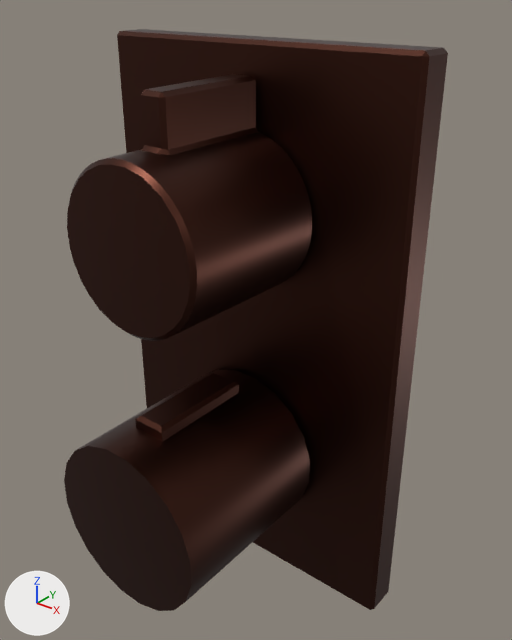
Two versions of the glTF model models/36-427-670-43.glb, one commit apart.
Both versions are drawn from a 50 mm camera at (0.1101, -0.1143, 0.1631) aimed at (0.0085, 0.0126, 0.0844). The lights are fixed; the arrows at lower left show +X, +Y and +Z. The first picture is the older version. Where no turn or scale is listed for an object, it has been applied to the vertices.

The first picture shows 'L_318b4798_47d0_4ca1_ab17_fd60b03ba60b_I1', 'L_755c48c0_292c_4114_ab78_be08f5bda6cb_I3', 'L_d5e6d2bc_0a0b_437f_b6e4_acb8e121776f_I5', 'L_fb32d448_c480_47a2_ac0a_bbca4ca6d439_I6'.
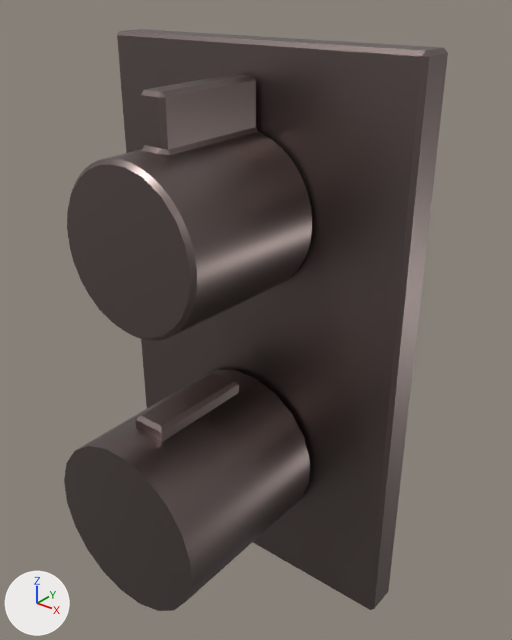
Patch to the scene script:
```diff
--- a/models/36-427-670-43.glb.py
+++ b/models/36-427-670-43.glb.py
@@ mat_d_43 @@
 mat_d_43 = principled_material('D_43')
-mat_d_43.base_color = (0.0729, 0.026, 0.0176)  # brown #4c2d24
+mat_d_43.base_color = (0.223, 0.176, 0.168)  # grey #827472
 mat_d_43.metallic = 1.0
```

Changed parts and their boxes (x1, y1, x2, y2) in the pictures (512 x 640 px):
'L_755c48c0_292c_4114_ab78_be08f5bda6cb_I3', recoloured (lighter)
    both: (117, 29, 448, 610)
'L_d5e6d2bc_0a0b_437f_b6e4_acb8e121776f_I5', recoloured (brown to grey)
    both: (67, 74, 312, 341)
'L_fb32d448_c480_47a2_ac0a_bbca4ca6d439_I6', recoloured (lighter)
    both: (64, 369, 310, 611)
'L_318b4798_47d0_4ca1_ab17_fd60b03ba60b_I1', recoloured (lighter)
    both: (135, 373, 239, 442)
